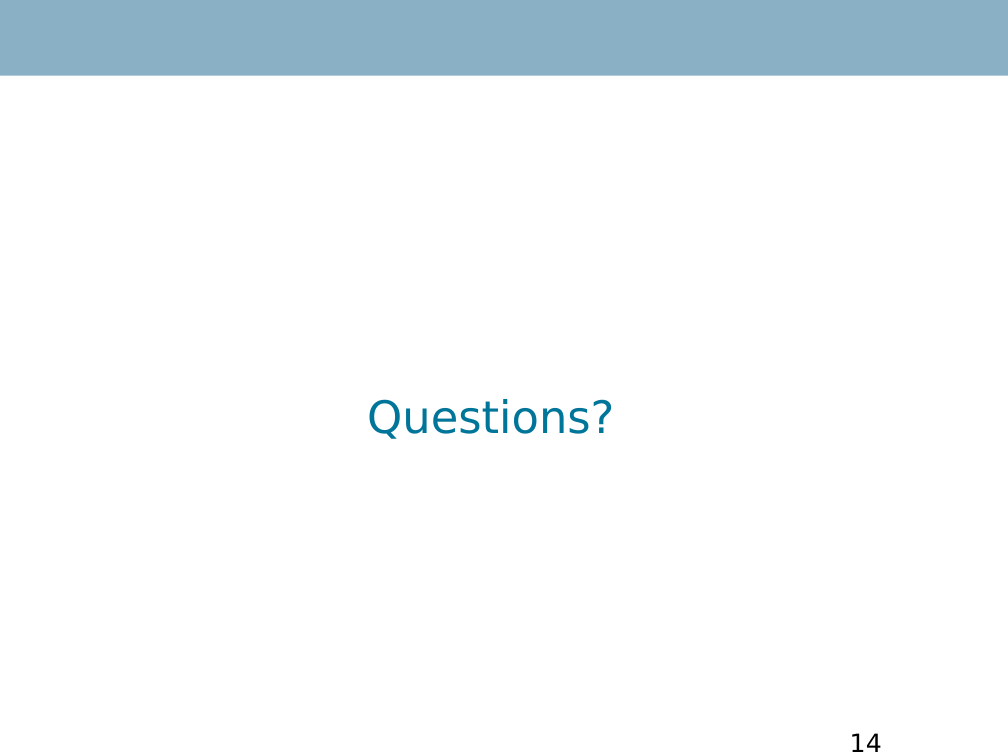
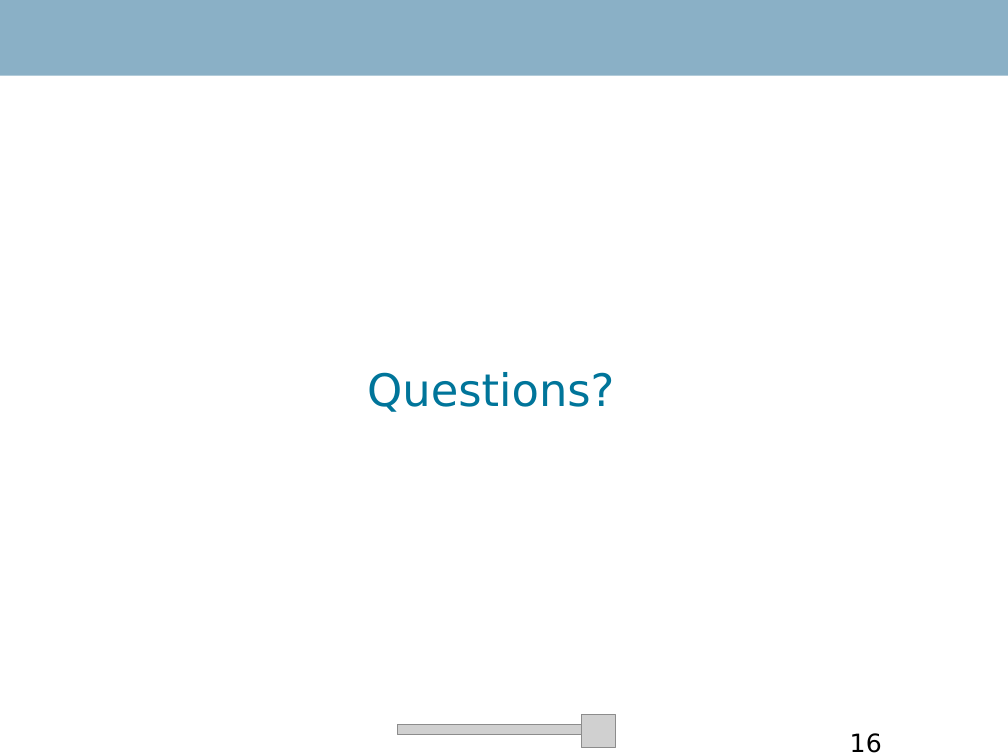
Before and after one commit to RobinTo/AdaptiveGame, a slide deck: slide 16 of IKT411 Advanced Project Report/presentation.ppt (slide 14 before the commit). Drawn at 1008x756 pixels with LibreOffice and Linux fonts; fonts in the diff are those of the drawing; grey boxes stand for pictures; background and template pictures are left out. Boxes give left, top, right and bottom in pixels: in the first picture for what was removed or moved away, otherwise in the second. Text is boxed around its words. In the diff, an @@ line names an element or a change of style, - is before the commit and + after.

```diff
--- a/IKT411 Advanced Project Report/presentation.ppt
+++ b/IKT411 Advanced Project Report/presentation.ppt
@@ text "Questions?": place and size @@
-text "Questions?" at (367, 399, 614, 439)
+text "Questions?" at (367, 372, 614, 412)
@@ picture added at (582, 715, 615, 748) @@
@@ picture added at (397, 724, 607, 734) @@
@@ page number at (850, 733, 882, 753): text changed @@
-14
+16
```
Also in this commit, not shown: 12 other slides changed, 2 slides added, 2 other files.
